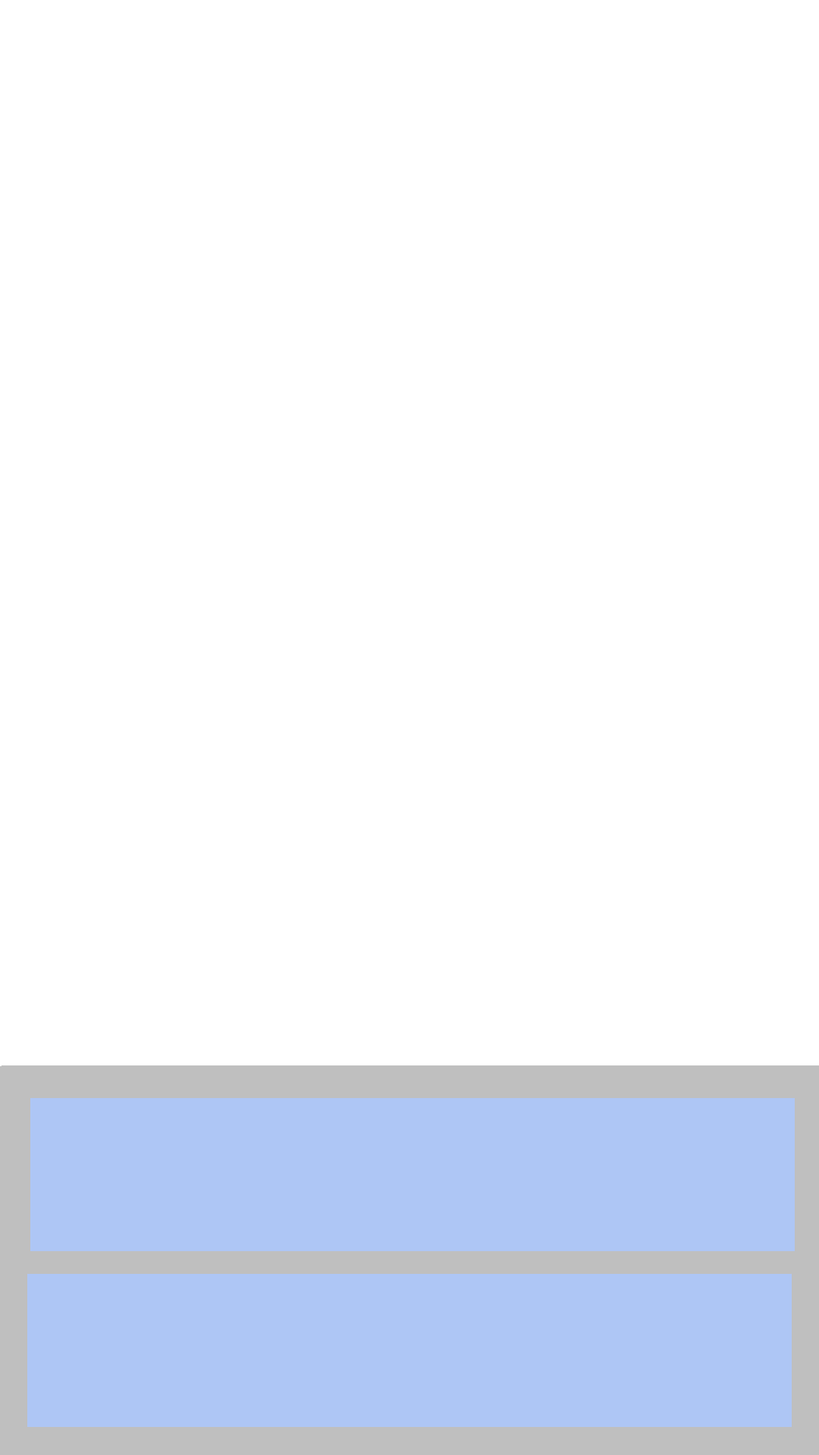
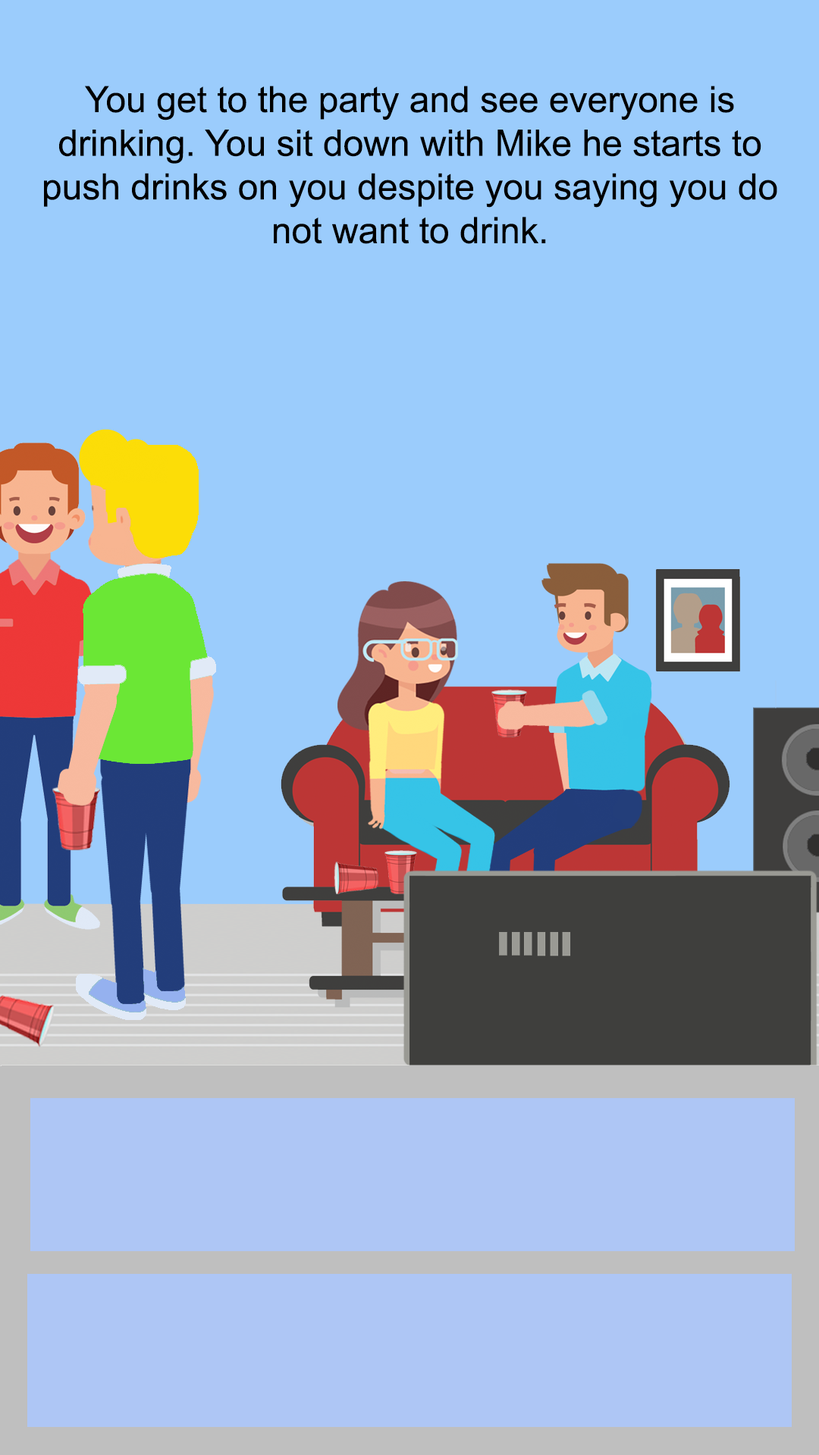
Layered file, before and after one edit (819x1455). Changes by layer:
added layer "TV" above "You get to the party and see everyone is drinking. You sit d" over [402, 869, 818, 1066]
added layer "You get to the party and see everyone is drinking. You sit d" above "Layer 2" over [43, 85, 777, 245]
added layer "green shirt guy" above "solo cup 1 green guy" over [57, 429, 217, 1021]
added layer "solo cup 1 green guy" above "Layer 3" over [52, 786, 101, 851]
added layer "Layer 3" above "solo cup 2, on side copy" over [0, 442, 114, 931]
added layer "solo cup 2, on side copy" above "solo cup 2, on side" over [0, 993, 56, 1048]
added layer "solo cup 2, on side" above "solo cup 1" over [333, 861, 379, 895]
added layer "solo cup 1" above "table" over [384, 850, 417, 895]
added layer "table" above "girl sitting" over [281, 886, 611, 1009]
added layer "girl sitting" above "girl 2" over [337, 581, 498, 963]
added layer "mike offering drink" above "mike drinking" over [457, 563, 652, 956]
added layer "speaker" above "mike" over [752, 680, 819, 924]
added layer "couch" above "Layer 1" over [280, 685, 740, 979]
added layer "Layer 1" over [0, 0, 819, 1067]
